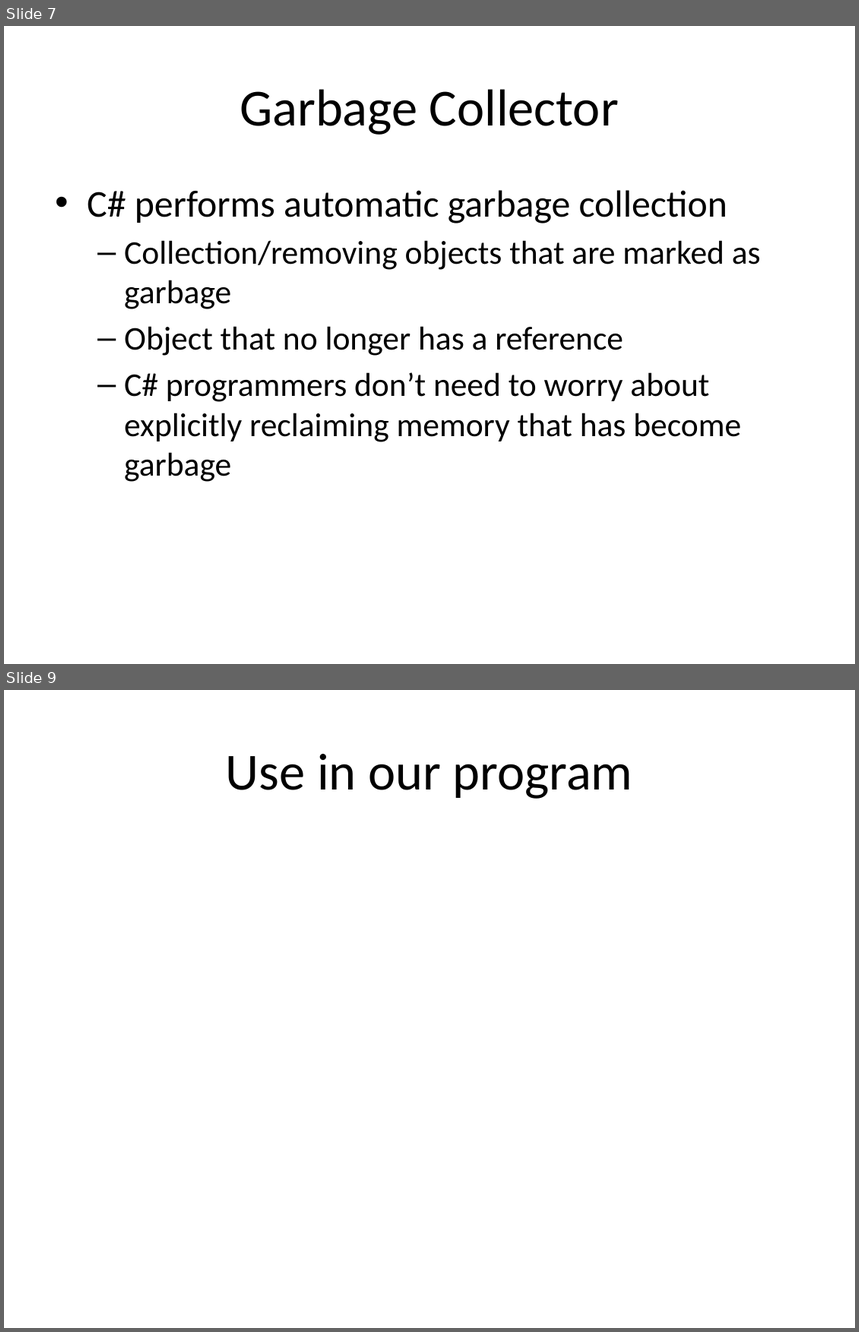
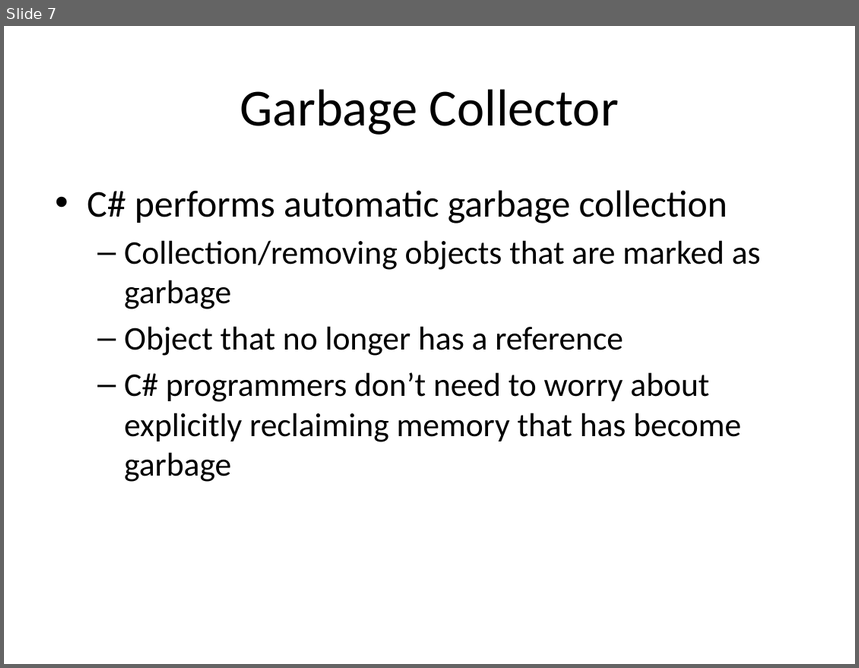
Before and after one commit to isurup/kalle-martin-group, a slide deck: OOPExam/02 Inheritance and Polymorphism.pptx. Shown one above the other, each under a label of ours: slides 7 and 9 before the commit, slide 7 after it; the slides between them are not shown. The pictures are 859x1332 and 859x668 pixels, drawn with LibreOffice and Linux fonts; fonts in the diff are those of the drawing. Boxes give left, top, right and bottom in pixels: in the first picture for what was removed or moved away, otherwise in the second. Text is boxed around its words. In the diff, an @@ line names an element or a change of style, - is before the commit and + after.

```diff
--- a/OOPExam/02 Inheritance and Polymorphism.pptx
+++ b/OOPExam/02 Inheritance and Polymorphism.pptx
@@ slide 9 removed at bbox=[4, 690, 855, 1328], background #FFFFFF @@
@@ title removed at bbox=[226, 754, 633, 799] @@
-Use in our program
```
Also in this commit, not shown: 1 slide changed, 2 slides added, 1 other file.
